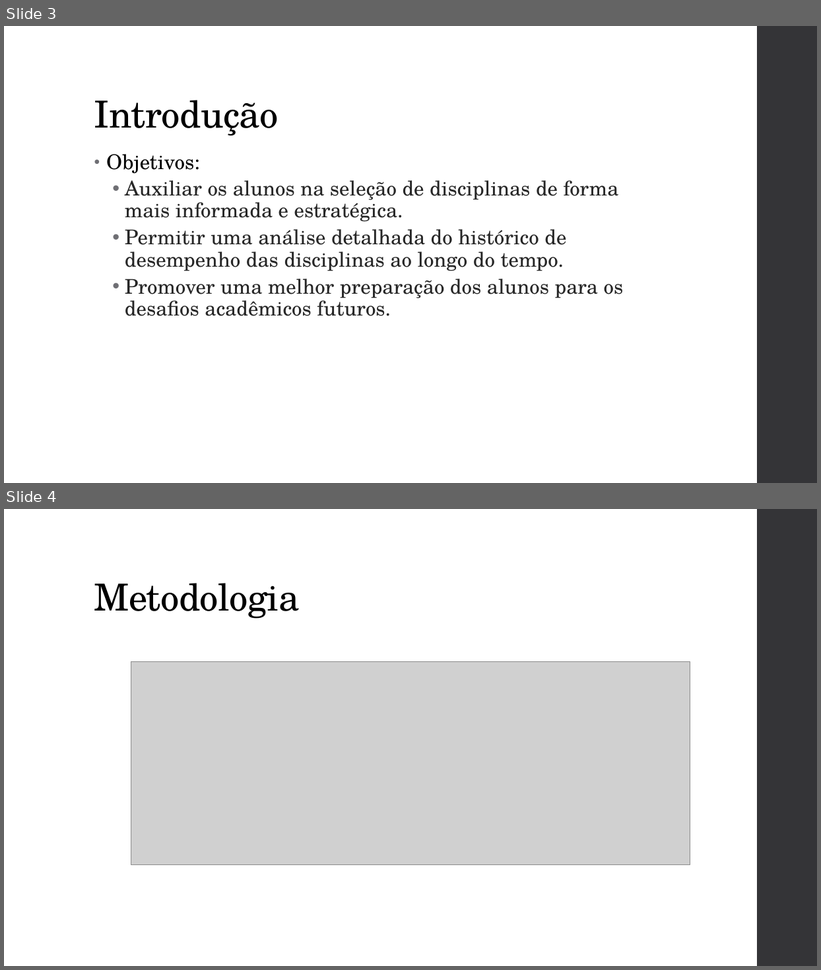
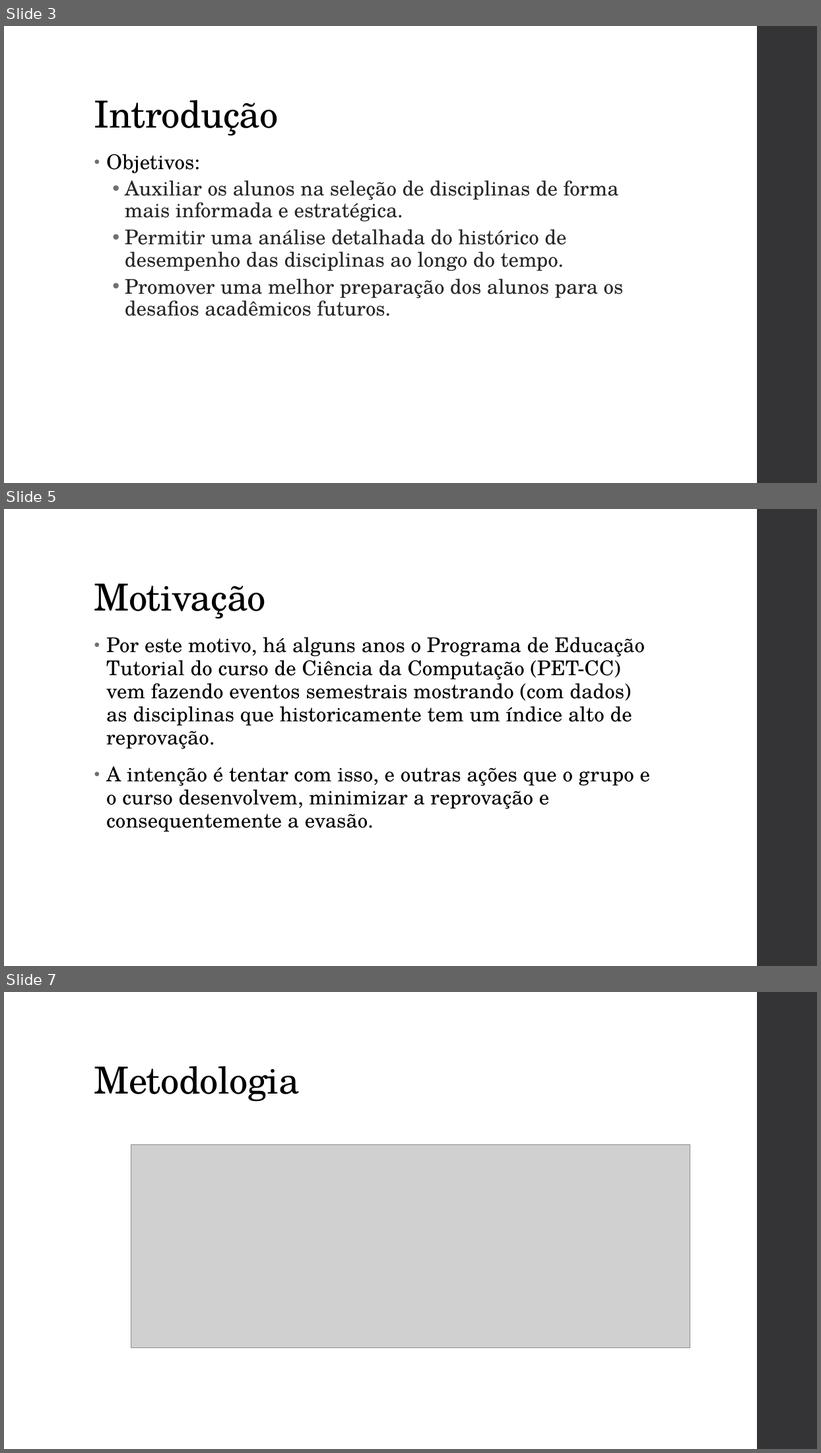
Before and after one commit to gvheisler/dashboard-disciplinas, a slide deck: presentation/presentation.pptx. Shown one above the other, each under a label of ours: slides 3 and 4 before the commit, slides 3, 5 and 7 after it; the slides between them are not shown. The pictures are 821x970 and 821x1453 pixels, drawn with LibreOffice and Linux fonts; fonts in the diff are those of the drawing; grey boxes stand for pictures. Boxes give left, top, right and bottom in pixels: in the first picture for what was removed or moved away, otherwise in the second. Text is boxed around its words. In the diff, an @@ line names an element or a change of style, - is before the commit and + after.

```diff
--- a/presentation/presentation.pptx
+++ b/presentation/presentation.pptx
@@ slide 5 added at <box>4,509,817,966</box>, background #FFFFFF; not listed: 1 template element that a slide beside it also shows @@
@@ title added at <box>94,584,266,619</box>, 44 pt, text #000000 @@
+Motivação
@@ text added at <box>106,637,650,832</box>, 24 pt, text #000000 @@
+• Por este motivo, há alguns anos o Programa de Educação Tutorial do curso de Ciência da Computação (PET-CC) vem fazendo eventos semestrais mostrando (com dados) as disciplinas que historicamente tem um índice alto de reprovação.
+• A intenção é tentar com isso, e outras ações que o grupo e o curso desenvolvem, minimizar a reprovação e consequentemente a evasão.
@@ what was slide 4 is now slide 7 @@
```
Also in this commit, not shown: 3 slides changed, 4 other slides added, 3 other files.
